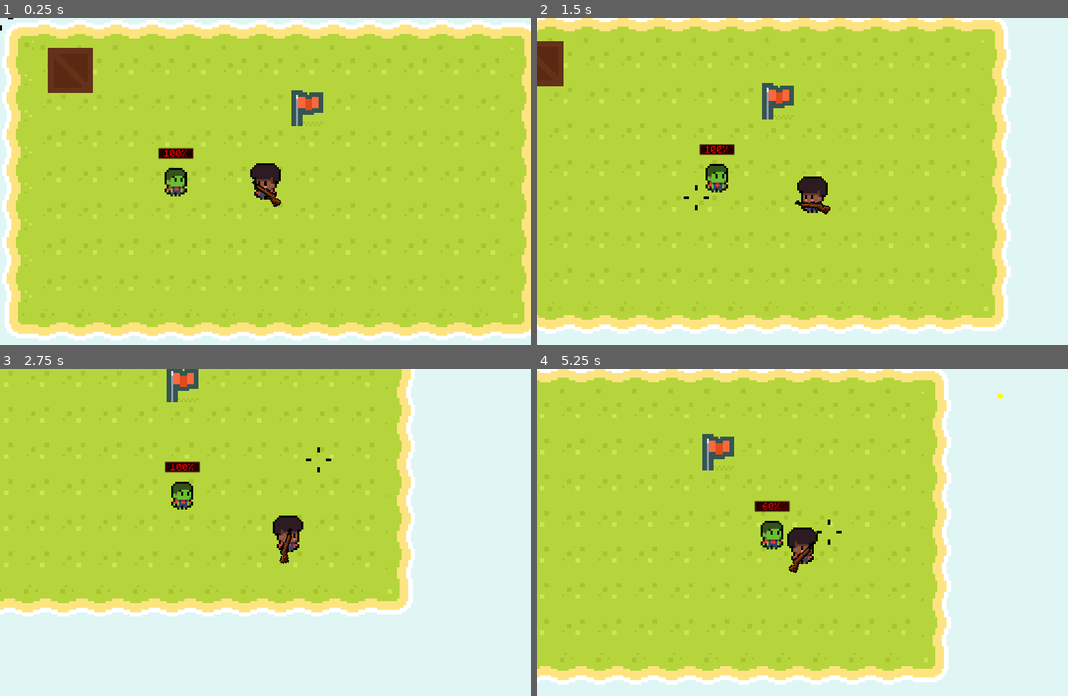
Above: before the commit, frames 1-4 (two rows, left to right).
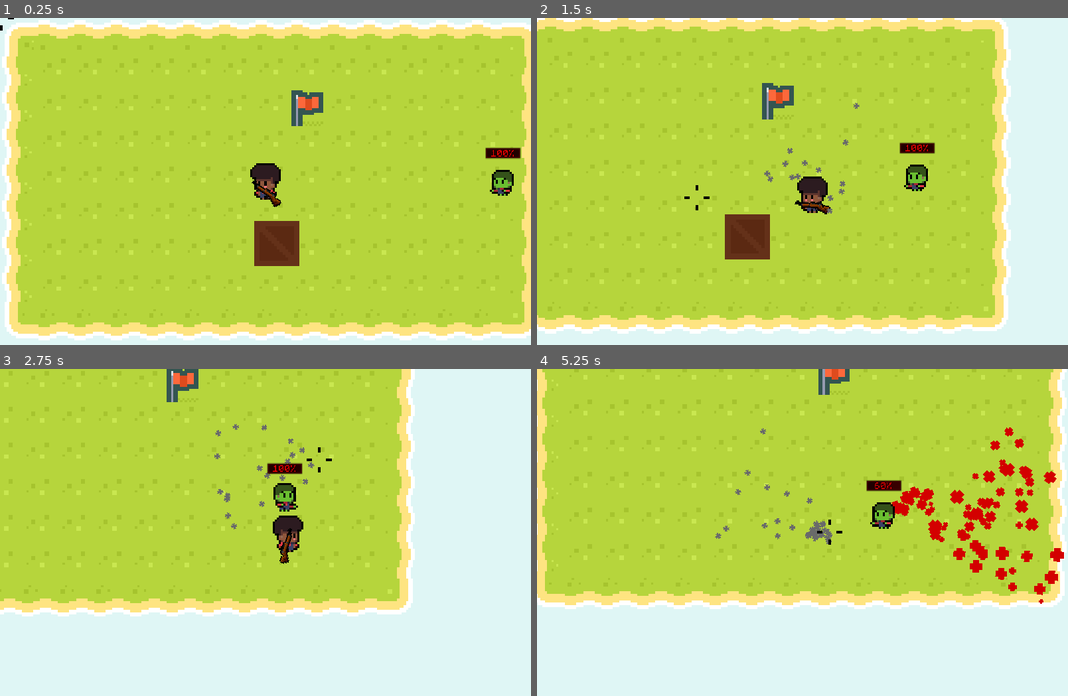
Above: after the commit, the same moments.

Repository: CatiorroPorgramador/Pixel-Survival
Game: Godot game, scene res://Scenes/Game.tscn
Two runs of this game, one before a commit and one after it. Both use one fixed random seed, a clock stepped at 60 frames per second and the inputs below.
Inputs (mouse positions are in pixels of both pictures, inside the frame that each line leads up to):
- Up to frame 1 (0.25 s): no input
- Up to frame 2 (1.5 s): tap Enter at 0.5 s; move the mouse to (919, 165) at 0.52 s; hold Right (ui_right) 0.53-1.28 s; click (919, 165) at 0.6 s; tap Space (ui_to_push, bound only after the commit) at 0.8, 1.35 s; move the mouse to (696, 197) at 1.27 s; hold Down (ui_down) from 1.28 s (still down)
- Up to frame 3 (2.75 s): click (159, 548) at 1.55 s; move the mouse to (318, 460) at 2.02 s; release Down (ui_down) at 2.03 s; hold Right (ui_right) from 2.03 s (still down); click (318, 460) at 2.1 s; tap Space (ui_to_push, bound only after the commit) at 2.3 s
- Up to frame 4 (5.25 s): move the mouse to (775, 597) at 2.77 s; release Right (ui_right) at 2.78 s; hold Up (ui_up) 2.78-3.53 s; tap Space (ui_to_push, bound only after the commit) at 2.85, 3.8, 4.35 s; click (775, 597) at 3.05 s; move the mouse to (961, 581) at 3.52 s; hold Left (ui_left) 3.53-5.03 s; click (961, 581) at 3.6 s; move the mouse to (643, 483) at 4.27 s; click (643, 483) at 4.55 s; move the mouse to (829, 532) at 5.02 s; hold Down (ui_down) from 5.03 s (still down); click (829, 532) at 5.1 s

The runs differ from the first frame. In frame 1, 3.5% of the frame differs, in the area x 0-99%, y 0-76%; in frame 2, 3.2%; in frame 3, 1.4%; in frame 4, 45%, in the area x 0-100%, y 0-97%.

Commit message:
game commit

Diff:
--- /dev/null
+++ b/Objects/Effects/Blood.tscn
@@ -0,0 +1,31 @@
+[gd_scene load_steps=3 format=2]
+
+[ext_resource path="res://Data/Sprites/Effects/Blood Sprite.png" type="Texture" id=1]
+[ext_resource path="res://sCRIPTS/Blood.gd" type="Script" id=2]
+
+[node name="Blood" type="CPUParticles2D"]
+scale = Vector2( 2, 2 )
+z_as_relative = false
+amount = 20
+lifetime = 2.0
+speed_scale = 2.0
+explosiveness = 1.0
+randomness = 1.0
+texture = ExtResource( 1 )
+spread = 25.0
+initial_velocity = 200.0
+initial_velocity_random = 1.0
+angular_velocity = 25.0
+scale_amount = 3.0
+scale_amount_random = 1.0
+color = Color( 1, 0, 0, 1 )
+anim_speed = 20.0
+anim_speed_random = 1.0
+script = ExtResource( 2 )
+
+[node name="Timer" type="Timer" parent="."]
+wait_time = 0.25
+one_shot = true
+autostart = true
+
+[connection signal="timeout" from="Timer" to="." method="_on_Timer_timeout"]
--- /dev/null
+++ b/Objects/Effects/Smoke.gd
@@ -0,0 +1,4 @@
+extends CPUParticles2D
+
+func _on_Timer_timeout():
+	queue_free()
--- /dev/null
+++ b/Objects/Effects/Smoke.tscn
@@ -0,0 +1,32 @@
+[gd_scene load_steps=3 format=2]
+
+[ext_resource path="res://Data/Sprites/Effects/Smoke Sprite.png" type="Texture" id=1]
+[ext_resource path="res://Objects/Effects/Smoke.gd" type="Script" id=2]
+
+[node name="Smoke" type="CPUParticles2D"]
+scale = Vector2( 2, 2 )
+z_index = 1
+amount = 30
+lifetime = 0.6
+speed_scale = 0.5
+explosiveness = 1.0
+randomness = 1.0
+lifetime_randomness = 1.0
+texture = ExtResource( 1 )
+direction = Vector2( 0, 0 )
+spread = 40.0
+gravity = Vector2( 0, 0 )
+initial_velocity = 300.0
+initial_velocity_random = 1.0
+angular_velocity = 100.0
+angular_velocity_random = 1.0
+hue_variation = 1.0
+anim_speed = 10.0
+anim_speed_random = 1.0
+script = ExtResource( 2 )
+
+[node name="Timer" type="Timer" parent="."]
+one_shot = true
+autostart = true
+
+[connection signal="timeout" from="Timer" to="." method="_on_Timer_timeout"]
--- a/Objects/Shot.tscn
+++ b/Objects/Shot.tscn
@@ -5,13 +5,14 @@
 [sub_resource type="RectangleShape2D" id=3]
 extents = Vector2( 10, 5 )
 
-[sub_resource type="CapsuleMesh" id=4]
+[sub_resource type="CubeMesh" id=4]
 
 [node name="Shot" type="Area2D"]
+z_index = 2
 script = ExtResource( 1 )
 
 [node name="Rect" type="CollisionShape2D" parent="."]
-scale = Vector2( 0.5, 1 )
+scale = Vector2( 2, 4 )
 shape = SubResource( 3 )
 
 [node name="Sprite" type="MeshInstance2D" parent="."]
--- a/Objects/Zombie.tscn
+++ b/Objects/Zombie.tscn
@@ -7,12 +7,60 @@
 [sub_resource type="RectangleShape2D" id=1]
 extents = Vector2( 10, 7.1 )
 
+[sub_resource type="Animation" id=9]
+length = 0.001
+tracks/0/type = "value"
+tracks/0/path = NodePath("Sprite:frame")
+tracks/0/interp = 1
+tracks/0/loop_wrap = true
+tracks/0/imported = false
+tracks/0/enabled = true
+tracks/0/keys = {
+"times": PoolRealArray( 0 ),
+"transitions": PoolRealArray( 1 ),
+"update": 0,
+"values": [ 1 ]
+}
+
+[sub_resource type="Animation" id=8]
+resource_name = "attack"
+length = 0.3
+tracks/0/type = "value"
+tracks/0/path = NodePath("Sprite:frame")
+tracks/0/interp = 1
+tracks/0/loop_wrap = true
+tracks/0/imported = false
+tracks/0/enabled = true
+tracks/0/keys = {
+"times": PoolRealArray( 0, 0.1, 0.2 ),
+"transitions": PoolRealArray( 1, 1, 1 ),
+"update": 1,
+"values": [ 0, 1, 2 ]
+}
+
+[sub_resource type="Animation" id=7]
+resource_name = "idle"
+loop = true
+tracks/0/type = "value"
+tracks/0/path = NodePath("Sprite:frame")
+tracks/0/interp = 1
+tracks/0/loop_wrap = true
+tracks/0/imported = false
+tracks/0/enabled = true
+tracks/0/keys = {
+"times": PoolRealArray( 0, 0.5 ),
+"transitions": PoolRealArray( 1, 1 ),
+"update": 1,
+"values": [ 1, 0 ]
+}
+
 [sub_resource type="DynamicFont" id=5]
 font_data = ExtResource( 2 )
 
 [node name="Zombie" type="KinematicBody2D"]
 position = Vector2( 286, 283 )
 scale = Vector2( 0.9, 0.9 )
+z_index = 4
 script = ExtResource( 1 )
 
 [node name="Rect" type="CollisionShape2D" parent="."]
@@ -23,6 +71,14 @@
 [node name="Sprite" type="Sprite" parent="."]
 scale = Vector2( 4, 4 )
 texture = ExtResource( 3 )
+hframes = 4
+frame = 1
+
+[node name="AnimationPlayer" type="AnimationPlayer" parent="."]
+autoplay = "idle"
+anims/RESET = SubResource( 9 )
+anims/attack = SubResource( 8 )
+anims/idle = SubResource( 7 )
 
 [node name="ProgressBar" type="ProgressBar" parent="."]
 modulate = Color( 1, 0, 0, 1 )
@@ -36,3 +92,5 @@
 __meta__ = {
 "_edit_use_anchors_": false
 }
+
+[connection signal="animation_finished" from="AnimationPlayer" to="." method="_on_AnimationPlayer_animation_finished"]
--- a/Scenes/Game.tscn
+++ b/Scenes/Game.tscn
@@ -1,13 +1,13 @@
-[gd_scene load_steps=16 format=2]
+[gd_scene load_steps=17 format=2]
 
 [ext_resource path="res://Data/Sprites/Player Sprite Sheet.png" type="Texture" id=1]
 [ext_resource path="res://Scripts/Player.gd" type="Script" id=2]
 [ext_resource path="res://Data/Sprites/Weapons Sprite Sheet.png" type="Texture" id=3]
 [ext_resource path="res://Scripts/Box.gd" type="Script" id=4]
-[ext_resource path="res://Data/Sprites/Muzzle Flash Sprite.png" type="Texture" id=5]
+[ext_resource path="res://Data/Sprites/Effects/Muzzle Flash Sprite.png" type="Texture" id=5]
 [ext_resource path="res://Scripts/Game.gd" type="Script" id=6]
 [ext_resource path="res://Data/Sprites/Box.png" type="Texture" id=7]
-[ext_resource path="res://Data/Sprites/Crosshair Sprite Sheet.png" type="Texture" id=8]
+[ext_resource path="res://Data/Sprites/Effects/Crosshair Sprite Sheet.png" type="Texture" id=8]
 [ext_resource path="res://Scripts/Crosshair.gd" type="Script" id=9]
 [ext_resource path="res://Objects/Zombie.tscn" type="PackedScene" id=10]
 [ext_resource path="res://Data/Sprites/Tiles Sprite Sheet.png" type="Texture" id=11]
@@ -175,10 +175,13 @@
 
 [sub_resource type="RectangleShape2D" id=3]
 
+[sub_resource type="CylinderMesh" id=5]
+
 [node name="Game" type="Node2D"]
+position = Vector2( 1, 0 )
 script = ExtResource( 6 )
 
-[node name="TileMap" type="TileMap" parent="."]
+[node name="Background" type="TileMap" parent="."]
 scale = Vector2( 4, 4 )
 tile_set = SubResource( 4 )
 cell_size = Vector2( 16, 16 )
@@ -188,6 +191,7 @@
 [node name="Player" type="KinematicBody2D" parent="."]
 position = Vector2( 470, 290 )
 scale = Vector2( 0.9, 0.9 )
+z_index = 1
 script = ExtResource( 2 )
 
 [node name="Rect" type="CollisionShape2D" parent="Player"]
@@ -208,12 +212,13 @@
 frame = 1
 
 [node name="Position2D" type="Position2D" parent="Player/Gun"]
-position = Vector2( 14.2222, -1.77778 )
-
-[node name="MuzzleFlash" type="Sprite" parent="Player/Gun/Position2D"]
+position = Vector2( 14, -2.5 )
+
+[node name="MuzzleFlash" type="Light2D" parent="Player/Gun/Position2D"]
 visible = false
-position = Vector2( 6.22222, 0 )
+position = Vector2( 6.22223, 4.40702e-06 )
 scale = Vector2( 2, 2 )
+z_index = 1
 texture = ExtResource( 5 )
 
 [node name="Camera2D" type="Camera2D" parent="Player"]
@@ -222,8 +227,9 @@
 smoothing_speed = 4.0
 
 [node name="Box" type="StaticBody2D" parent="."]
-position = Vector2( 125, 93 )
+position = Vector2( 490, 400 )
 scale = Vector2( 5, 5 )
+z_index = 3
 script = ExtResource( 4 )
 
 [node name="Sprite" type="Sprite" parent="Box"]
@@ -234,10 +240,16 @@
 shape = SubResource( 2 )
 
 [node name="Zombie" parent="." instance=ExtResource( 10 )]
+position = Vector2( 910, 283 )
+
+[node name="TileMap" type="TileMap" parent="."]
+z_index = 5
+format = 1
 
 [node name="Crosshair" type="Area2D" parent="."]
 position = Vector2( 550, 300 )
 scale = Vector2( 5, 5 )
+z_index = 10
 script = ExtResource( 9 )
 
 [node name="Rect" type="CollisionShape2D" parent="Crosshair"]
@@ -247,3 +259,8 @@
 [node name="Sprite" type="Sprite" parent="Crosshair"]
 texture = ExtResource( 8 )
 hframes = 2
+
+[node name="Area2D" type="Node2D" parent="."]
+
+[node name="MeshInstance2D" type="MeshInstance2D" parent="Area2D"]
+mesh = SubResource( 5 )
--- /dev/null
+++ b/Scripts/Blood.gd
@@ -0,0 +1,14 @@
+extends CPUParticles2D
+
+var index:int = 0
+
+func _process(delta):
+	index += 1
+	if (index > 1000): queue_free()
+
+func _on_Timer_timeout():
+	set_physics_process(false)
+	set_process_input(false)
+	set_process_internal(false)
+	set_process_unhandled_input(false)
+	set_process_unhandled_key_input(false)
--- a/Scripts/Game.gd
+++ b/Scripts/Game.gd
@@ -1,16 +1,4 @@
 extends Node2D
 
-
-# Declare member variables here. Examples:
-# var a = 2
-# var b = "text"
-
-
-# Called when the node enters the scene tree for the first time.
 func _ready():
 	pass#Input.set_mouse_mode(Input.MOUSE_MODE_HIDDEN)
-
-
-# Called every frame. 'delta' is the elapsed time since the previous frame.
-#func _process(delta):
-#	pass
--- a/Scripts/Player.gd
+++ b/Scripts/Player.gd
@@ -1,15 +1,27 @@
 extends KinematicBody2D
 
 onready var shot_tscn = preload('res://Objects/Shot.tscn')
+onready var smoke_effect_tscn = preload('res://Objects/Effects/Smoke.tscn')
 
 export (int) var speed = 180
+var hp:int = 100
 
-var motion = Vector2()
-var side = true
+var motion:Vector2 = Vector2()
+var side:bool = true
 
 var angle_for_shot : float
 
 var muzzle_flash_index = 0
+
+func add_hp(value):
+	randomize()
+	hp += value
+	var blood_effect = preload('res://Objects/Effects/Blood.tscn').instance()
+
+	blood_effect.global_position = global_position
+	blood_effect.rotation = global_position.angle_to_point(Vector2(rand_range(0, 900), rand_range(0, 900)))
+
+	get_parent().add_child(blood_effect)
 
 func play_sound(sound):
 	var sound_shot = AudioStreamPlayer2D.new()
@@ -44,8 +56,13 @@
 	else:
 		$Camera2D.zoom = Vector2(1, 1)
 
+func to_push_control():
+	if (Input.is_action_just_pressed("ui_to_push")):
+		pass
+
 func shoot_control():
 	if (Input.is_action_just_pressed("ui_shoot")):
+		# Shoot
 		var shot = shot_tscn.instance()
 
 		shot.position = $Gun/Position2D.global_position
@@ -57,11 +74,23 @@
 
 		play_sound(preload('res://Data/Sounds/Shoot Sound.mp3'))
 
+		# Smoke Effect
+		var mouse_position = get_global_mouse_position()
+		var smoke_effect = smoke_effect_tscn.instance()
+		smoke_effect.global_position = $Gun/Position2D.global_position
+		smoke_effect.rotation = angle_for_shot
+
+		get_parent().add_child(smoke_effect)
+
 	else:
 		$Gun/Position2D/MuzzleFlash.visible = false
 
 func get_angle_for_shot():
 	return angle_for_shot
+
+
+func _ready():
+	add_to_group('Player')
 
 func _physics_process(delta):
 	movement_control(delta)
@@ -69,3 +98,5 @@
 func _process(delta):
 	gun_stuff()
 	shoot_control()
+
+	if (hp <= 0): visible = false
--- a/Scripts/Shot.gd
+++ b/Scripts/Shot.gd
@@ -1,6 +1,6 @@
 extends Area2D
 
-export (int) var speed = 3500
+export (int) var speed = 4000
 
 var motion = Vector2()
 
@@ -9,7 +9,6 @@
 
 func _physics_process(delta):
 	position += motion * delta
-	rotate(90)
 
 
 func _on_Shot_body_entered(body):
--- a/Scripts/Zombie.gd
+++ b/Scripts/Zombie.gd
@@ -1,22 +1,40 @@
 extends KinematicBody2D
 
 var hp:int = 100
-var speed:int = 40
+var speed:int = 80
+var index:int = 0
 
 var angle_to_walk:float
 
 var motion = Vector2()
+var collider
 
 func add_hp(value):
 	hp += value
+	speed -= 20
 	$ProgressBar.value = hp
 
-func walk_to_target():
+	var blood_effect = preload('res://Objects/Effects/Blood.tscn').instance()
+
+	blood_effect.global_position = global_position
+	blood_effect.rotation = global_position.angle_to_point(get_parent().get_node('Player').global_position)
+
+	get_parent().add_child(blood_effect)
+
+func walk_to_target(delta):
 	angle_to_walk = get_parent().get_node('Player').global_position.angle_to_point(global_position)
 
-	motion = Vector2(100, 0).rotated(angle_to_walk)
+	motion = Vector2(speed, 0).rotated(angle_to_walk)
 
-	move_and_slide(motion)
+	collider = move_and_collide(motion*delta)
+
+	if (collider):
+		if (collider.collider.name == 'Player'):
+			index += 1
+
+			if (index > 5):
+				$AnimationPlayer.play('attack')
+				index = 0
 
 
 func _ready():
@@ -29,4 +47,9 @@
 	else: $Sprite.scale.x = 4
 
 func _physics_process(delta):
-	walk_to_target()
+	walk_to_target(delta)
+
+func _on_AnimationPlayer_animation_finished(anim_name):
+	$AnimationPlayer.play('idle')
+	if (collider and collider.collider.name == 'Player'):
+		get_parent().get_node('Player').add_hp(-40)
--- a/project.godot
+++ b/project.godot
@@ -26,6 +26,7 @@
 [global]
 
 "Use Pixel Snap"=true
+Window=false
 
 [input]
 
@@ -67,6 +68,11 @@
 "events": [ Object(InputEventKey,"resource_local_to_scene":false,"resource_name":"","device":0,"alt":false,"shift":false,"control":false,"meta":false,"command":false,"pressed":false,"scancode":32,"physical_scancode":0,"unicode":0,"echo":false,"script":null)
  ]
 }
+ui_to_push={
+"deadzone": 0.5,
+"events": [ Object(InputEventKey,"resource_local_to_scene":false,"resource_name":"","device":0,"alt":false,"shift":false,"control":false,"meta":false,"command":false,"pressed":false,"scancode":32,"physical_scancode":0,"unicode":0,"echo":false,"script":null)
+ ]
+}
 
 [physics]
 
Binary file added: Data/Sprites/Effects/Blood Sprite.png
Not shown, added: Data/Sprites/Effects/Blood Sprite.png.import
Renamed: Data/Sprites/Crosshair Sprite Sheet.png -> Data/Sprites/Effects/Crosshair Sprite Sheet.png
Not shown, added: Data/Sprites/Effects/Crosshair Sprite Sheet.png.import
Binary file added: Data/Sprites/Effects/Light Sprite.aseprite
Binary file added: Data/Sprites/Effects/Light Sprite.png
Not shown, changed: Data/Sprites/Effects/Light Sprite.png.import
Renamed: Data/Sprites/Muzzle Flash Sprite.png -> Data/Sprites/Effects/Muzzle Flash Sprite.png
Not shown, added: Data/Sprites/Effects/Muzzle Flash Sprite.png.import
Binary file added: Data/Sprites/Effects/Smoke Sprite.png
Not shown, added: Data/Sprites/Effects/Smoke Sprite.png.import
Renamed: Data/Sprites/shadow.png -> Data/Sprites/Effects/shadow.png
(and 17 more such lines)
